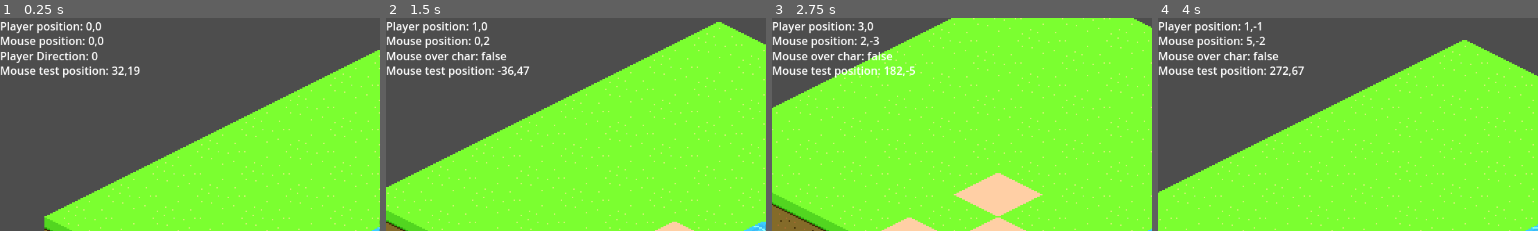
Above: before the commit, frames 1-4 (left to right).
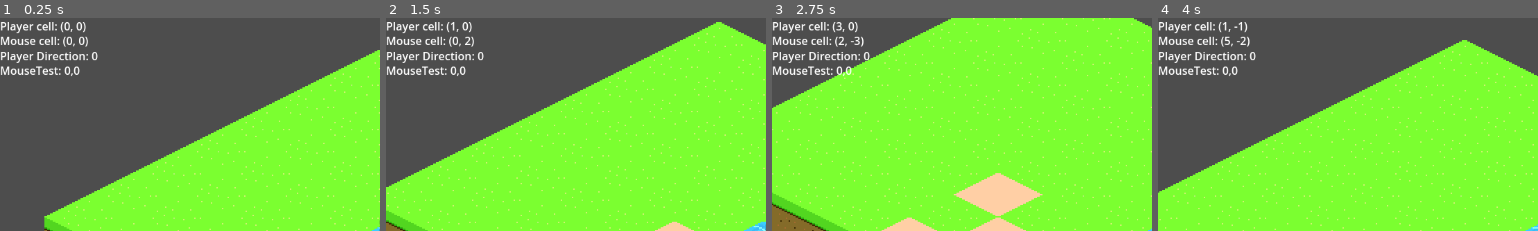
Above: after the commit, the same moments.

Repository: quinnban/fuzzy-garbanzo
Game: Godot game, scene res://Map/map.tscn
Same seed, same stepped clock (60 frames per second), same inputs: the game is played once before the commit and once after it.
Inputs (mouse positions are % of the whole screen's width and height, from its top left):
- Up to frame 1 (0.25 s): no input
- Up to frame 2 (1.5 s): tap Enter at 0.5 s; move the mouse to (76, 47) at 0.52 s; hold Right (ui_right) 0.53-1.28 s; click (76, 47) at 0.67 s; move the mouse to (31, 58) at 1.27 s; hold Down (ui_down) from 1.28 s (still down); click (31, 58) at 1.42 s
- Up to frame 3 (2.75 s): move the mouse to (63, 30) at 2.02 s; release Down (ui_down) at 2.03 s; hold Right (ui_right) from 2.03 s (still down); click (63, 30) at 2.17 s
- Up to frame 4 (4 s): move the mouse to (47, 74) at 2.77 s; release Right (ui_right) at 2.78 s; hold Up (ui_up) 2.78-3.53 s; click (47, 74) at 2.92 s; move the mouse to (84, 69) at 3.52 s; hold Left (ui_left) from 3.53 s (still down); click (84, 69) at 3.67 s
The pictures show only the part of the screen within x 0-50%, y 0-50%; the shares and areas given below are measured in that part.

The runs differ from the first frame. In frame 1, 1.5% of the frame differs, in the area x 9-37%, y 1-29%; in frame 2, 2.2%; in frame 3, 2.2%, in the area x 0-38%, y 1-29%; in frame 4, 2.2%.

Commit message:
highlight works

Diff:
--- a/anime-showdown/Debug menu.tscn
+++ b/anime-showdown/Debug menu.tscn
@@ -14,14 +14,14 @@
 size_flags_horizontal = 8
 size_flags_vertical = 0
 
-[node name="Pp" type="Label" parent="Control"]
+[node name="L1" type="Label" parent="Control"]
 unique_name_in_owner = true
 layout_mode = 0
 offset_right = 40.0
 offset_bottom = 23.0
 text = "Player Position: 0,0"
 
-[node name="Mp" type="Label" parent="Control"]
+[node name="L2" type="Label" parent="Control"]
 unique_name_in_owner = true
 layout_mode = 0
 offset_top = 21.0
@@ -29,7 +29,7 @@
 offset_bottom = 44.0
 text = "Mouse Position: 0,0"
 
-[node name="Pd" type="Label" parent="Control"]
+[node name="L3" type="Label" parent="Control"]
 unique_name_in_owner = true
 layout_mode = 0
 offset_top = 43.0
@@ -37,7 +37,7 @@
 offset_bottom = 66.0
 text = "Player Direction: 0"
 
-[node name="T" type="Label" parent="Control"]
+[node name="L4" type="Label" parent="Control"]
 unique_name_in_owner = true
 layout_mode = 0
 offset_top = 64.0
--- a/anime-showdown/Map/map.gd
+++ b/anime-showdown/Map/map.gd
@@ -14,7 +14,6 @@
 
 func _input(event) -> void:
 	if event is InputEventMouseButton:
-		menu.mouse_over_char_value(get_mouse_cell() == player.get_player_tile())
 		if event.button_index == MouseButton.MOUSE_BUTTON_LEFT and event.pressed:
 			if(get_mouse_cell() == player.get_player_tile()):
 				highlight_player_movement()
@@ -23,23 +22,39 @@
 
 func highlight_player_movement() -> void:
 	var player_cell = player.get_player_tile();
-	var range_x_neg = range(player_cell.x, (player_cell.x - player.movementRange-1),-1)
+	var range_x_neg = range(player_cell.x, (player_cell.x - player.movementRange-1),-1);
 	var range_y_neg = range(player_cell.y, (player_cell.y - player.movementRange-1),-1);
 	var range_x_pos = range(player_cell.x, player_cell.x + player.movementRange + 1, 1);
 	var range_y_pos = range(player_cell.y, (player_cell.y + player.movementRange + 1),1);
+	menu.update_line_3("Range x pos: " + str(range_x_pos))
+	menu.update_line_4("Range y pos: " + str(range_y_pos))
 	for i in range_x_neg:
 		for j in range_y_neg:
-			var delta_x = abs(i) - abs(player_cell.x);
-			var delta_y = abs(j) - abs(player_cell.y);
+			var delta_x = abs(i - player_cell.x);
+			var delta_y = abs(j - player_cell.y);
 			if abs(delta_x+delta_y) > player.movementRange:
-				break;
+				continue;
+			set_tile_at_position(Vector2i(i,j),5)
+	for i in range_x_neg:
+		for j in range_y_pos:
+			var delta_x = abs(i - player_cell.x);
+			var delta_y = abs(j - player_cell.y);
+			if abs(delta_x+delta_y) > player.movementRange:
+				continue;
 			set_tile_at_position(Vector2i(i,j),5)
 	for i in range_x_pos:
 		for j in range_y_pos:
-			var delta_x = abs(i) - abs(player_cell.x);
-			var delta_y = abs(j) - abs(player_cell.y);
+			var delta_x = abs(i - player_cell.x);
+			var delta_y = abs(j - player_cell.y);
 			if abs(delta_x+delta_y) > player.movementRange:
-				break;
+				continue;
+			set_tile_at_position(Vector2i(i,j),5)
+	for i in range_x_pos:
+		for j in range_y_neg:
+			var delta_x = abs(i - player_cell.x);
+			var delta_y = abs(j - player_cell.y);
+			if abs(delta_x+delta_y) > player.movementRange:
+				continue;
 			set_tile_at_position(Vector2i(i,j),5)
 
 func set_tile_at_position(cell_pos: Vector2i, tileId: int):
--- a/anime-showdown/Player/player.gd
+++ b/anime-showdown/Player/player.gd
@@ -21,7 +21,7 @@
 	current_local_pos.x = floor(current_local_pos.x);
 	current_local_pos.y = floor(current_local_pos.y);
 	var current_cell = layer1.local_to_map(current_local_pos)
-	ui.update_player_postion(current_cell)
+	ui.update_line_1("Player cell: " + str(current_cell))
 	if current_cell != last_cell:
 		if last_cell != Vector2i(-1, -1):
 			set_tile_at_position(last_cell,last_tile_id)
@@ -51,8 +51,7 @@
 	mouse_local_pos.x = floor(mouse_local_pos.x);
 	mouse_local_pos.y = floor(mouse_local_pos.y);
 	var mouse_cell = layer1.local_to_map(mouse_local_pos);
-	ui.update_test_postion(mouse_local_pos)
-	ui.update_mouse_postion(mouse_cell)
+	ui.update_line_2("Mouse cell: " + str(mouse_cell))
 
 func get_player_tile() -> Vector2i:
 	var current_local_pos = layer1.to_local(global_position)
--- a/anime-showdown/debug_menu.gd
+++ b/anime-showdown/debug_menu.gd
@@ -1,42 +1,40 @@
 extends CanvasLayer
 class_name UI
 
-@onready var pp = $%Pp;
-@onready var mp = $%Mp;
-@onready var pd = $%Pd;
-@onready var t = $%T;
+@onready var l1 = $%L1;
+@onready var l2 = $%L2;
+@onready var l3 = $%L3;
+@onready var l4 = $%L4;
 
-var player_postion = Vector2i.ZERO;
-var mouse_over_char = false;
-var mouse_postion = Vector2i.ZERO;
-var test = Vector2i.ZERO;
+var l1_t : String = "";
+var l2_t : String = "";
+var l3_t : String = "";
+var l4_t : String = "";
 
-func update_player_postion(value: Vector2i) -> void:
-	player_postion = value
-	update_player_postion_text()
+func update_line_1(value: String) -> void:
+	l1_t = value
+	update_line_1_text()
 
-func mouse_over_char_value(value: bool) -> void:
-	mouse_over_char = value;
-	update_player_direction_text()
+func update_line_2(value: String) -> void:
+	l2_t = value;
+	update_line_2_text()
 
-func update_mouse_postion(value: Vector2i) -> void:
-	mouse_postion = value;
-	update_mouse_postion_text()
+func update_line_3(value: String) -> void:
+	l3_t = value;
+	update_line_3_text()
 
-func update_test_postion(value: Vector2i) -> void:
-	test = value;
-	update_test_postion_text()
+func update_line_4(value: String) -> void:
+	l4_t = value;
+	update_line_4_text()
 
+func update_line_1_text() -> void:
+	l1.text = l1_t
 
+func update_line_2_text() -> void:
+	l2.text = l2_t
 
-func update_player_postion_text() -> void:
-	pp.text = "Player position: " + str(player_postion.x) + "," + str(player_postion.y);
+func update_line_3_text() -> void:
+	l3.text = l3_t
 
-func update_player_direction_text() -> void:
-	pd.text = "Mouse over char: " + str(mouse_over_char);
-
-func update_mouse_postion_text() -> void:
-	mp.text = "Mouse position: " + str(mouse_postion.x) + "," + str(mouse_postion.y);
-
-func update_test_postion_text() -> void:
-	t.text = "Mouse test position: " + str(test.x) + "," + str(test.y);
+func update_line_4_text() -> void:
+	l4.text = l4_t
